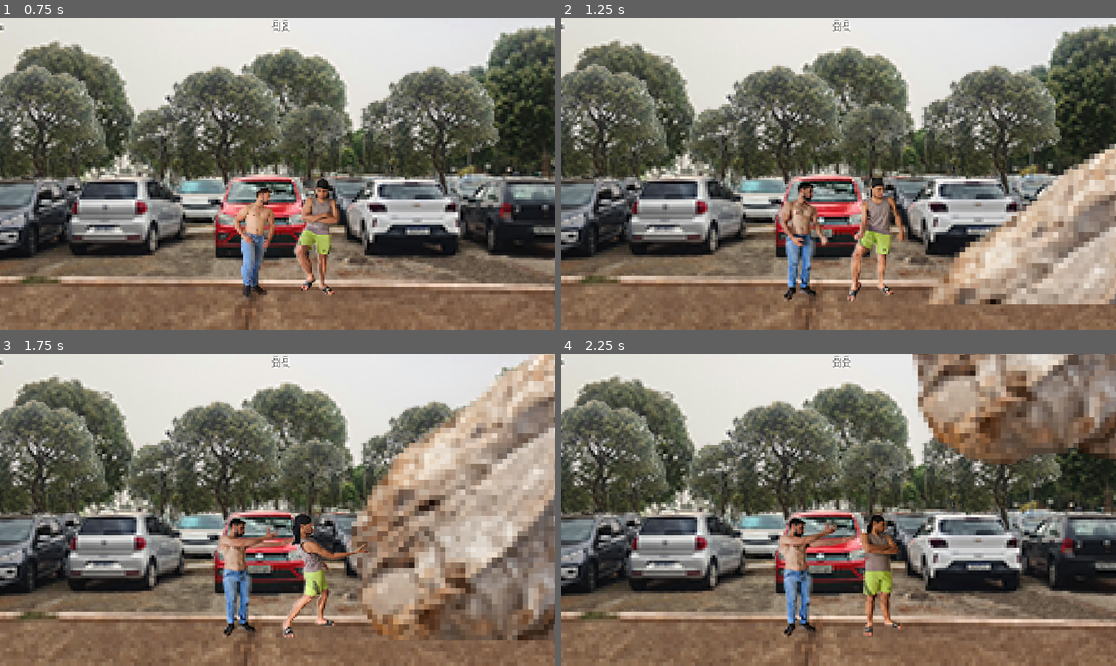
Above: before the commit, frames 1-4 (two rows, left to right).
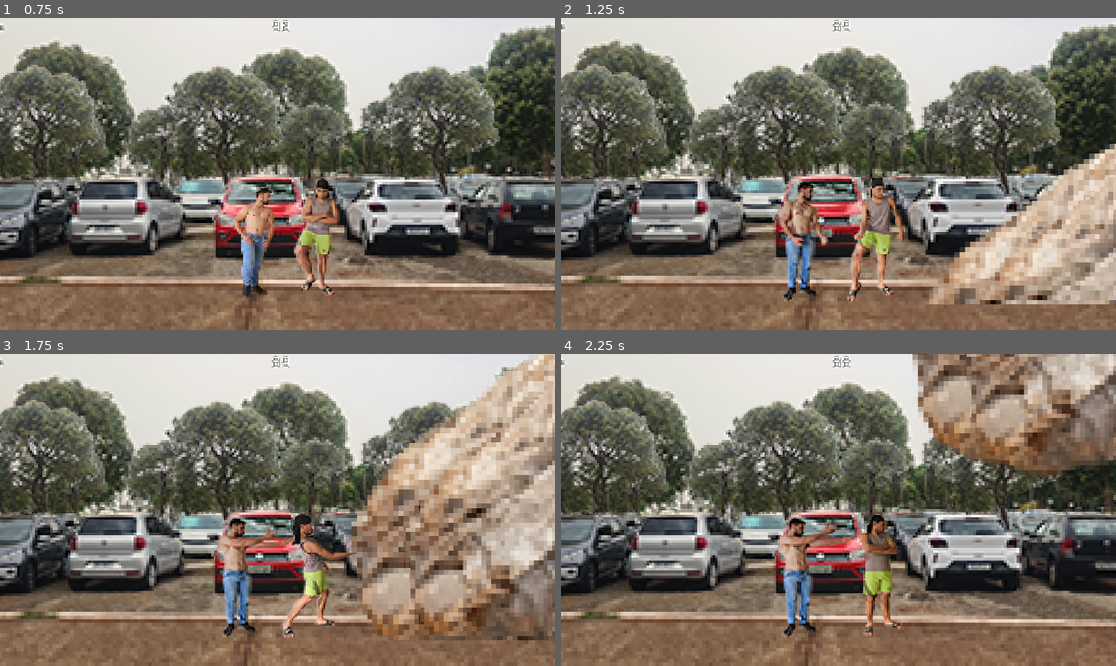
Above: after the commit, the same moments.

Repository: PHGomides/Desenvolvimento_UFcJ
Game: Godot game, scene res://prefer/world.tscn
Two runs of this game, one before a commit and one after it. Both use one fixed random seed, a clock stepped at 60 frames per second and the inputs below.
Inputs:
- Up to frame 1 (0.75 s): hold Right (ui_right) from 0.53 s (still down); tap L (ui_L) at 0.6 s
- Up to frame 2 (1.25 s): keep holding Right (ui_right); tap Keypad 3 (ui_especial) at 0.8 s
- Up to frame 3 (1.75 s): keep holding Right (ui_right); tap Keypad 3 (ui_especial) at 1.35 s; tap Keypad 1 (ui_punch) at 1.55 s
- Up to frame 4 (2.25 s): release Right (ui_right) at 2.03 s; hold Left (ui_left) from 2.03 s (still down); tap Keypad 1 (ui_punch) at 2.1 s

Frame 1 is identical in both runs. In frame 2, 3.9% of the frame differs, in the area x 75-100%, y 51-91%; in frame 3, 12%, in the area x 63-100%, y 12-91%; in frame 4, 7.3%.

Commit message:
adicionando janela de combo
Jogador precisa apertar no tempo certo pra dar o combo de 3 golpes

Diff:
--- a/game/Cenas/player.tscn
+++ b/game/Cenas/player.tscn
@@ -47,9 +47,7 @@
 [ext_resource type="Texture2D" uid="uid://qnbxiiqj84cv" path="res://Assests/Michel Sprites Pronto/michel chute/_0000s_0001_2.png" id="40_o63o3"]
 [ext_resource type="Texture2D" uid="uid://dlwdx3mmufc82" path="res://Assests/Michel Sprites Pronto/michel chute/_0000s_0000_1.png" id="41_oyh4r"]
 [ext_resource type="Texture2D" uid="uid://b1ayeypy31dle" path="res://Assests/Michel Sprites Pronto/Michel golpe 1/_0000s_0004_1.png" id="42_nrv7n"]
-[ext_resource type="Texture2D" uid="uid://0tlnwkdjpcv6" path="res://Assests/Michel Sprites Pronto/Michel golpe 1/_0000s_0003_2.png" id="43_diqt3"]
 [ext_resource type="Texture2D" uid="uid://b71fa4xv3dvul" path="res://Assests/Michel Sprites Pronto/Michel golpe 1/_0000s_0002_3.png" id="44_3wwu2"]
-[ext_resource type="Texture2D" uid="uid://bsejqkrgng5lj" path="res://Assests/Michel Sprites Pronto/Michel golpe 1/_0000s_0001_4.png" id="45_y7u0w"]
 [ext_resource type="Texture2D" uid="uid://c83q5p17urtbn" path="res://Assests/Michel Sprites Pronto/Michel golpe 1/_0000s_0000_5.png" id="46_1xocl"]
 [ext_resource type="Texture2D" uid="uid://bl0v8xphaut7" path="res://Assests/Michel Sprites Pronto/Michel golpe 2/_0000s_0004_1.png" id="47_lnoyr"]
 [ext_resource type="Texture2D" uid="uid://rqbdvpci64cd" path="res://Assests/Michel Sprites Pronto/Michel golpe 2/_0000s_0003_2.png" id="48_obwc0"]
@@ -287,20 +285,14 @@
 "texture": ExtResource("42_nrv7n")
 }, {
 "duration": 1.0,
-"texture": ExtResource("43_diqt3")
-}, {
-"duration": 1.0,
 "texture": ExtResource("44_3wwu2")
 }, {
 "duration": 1.0,
-"texture": ExtResource("45_y7u0w")
-}, {
-"duration": 1.0,
 "texture": ExtResource("46_1xocl")
 }],
 "loop": false,
 "name": &"punch1",
-"speed": 40.0
+"speed": 30.0
 }, {
 "frames": [{
 "duration": 1.0,
@@ -452,14 +444,15 @@
 position = Vector2(16.1091, -7.82671)
 scale = Vector2(0.933618, 0.785424)
 sprite_frames = SubResource("SpriteFrames_16flq")
-animation = &"damage"
-frame = 6
+animation = &"punch1"
+frame = 2
 frame_progress = 1.0
 metadata/_edit_group_ = true
 
 [node name="AnimationPlayer" type="AnimationPlayer" parent="anim"]
 
 [node name="especial" type="AnimatedSprite2D" parent="."]
+z_index = 4
 position = Vector2(691.109, -406.827)
 scale = Vector2(2.212, 2.212)
 sprite_frames = SubResource("SpriteFrames_aku3l")
--- a/game/Cenas/player_2.tscn
+++ b/game/Cenas/player_2.tscn
@@ -36,9 +36,6 @@
 [ext_resource type="Texture2D" uid="uid://cpbf1k76apanr" path="res://Assests/Neemias Sprites Prontos/Neemias tapa(chute)/_0000s_0006_20240905_161654_044.png" id="35_sv2sy"]
 [ext_resource type="Texture2D" uid="uid://d3eyt5x0ithk2" path="res://Assests/Neemias Sprites Prontos/Neemias tapa(chute)/_0000s_0007_20240905_161654_046.png" id="36_fxo8f"]
 [ext_resource type="Texture2D" uid="uid://ch3ont7n3aker" path="res://Assests/Neemias Sprites Prontos/Neemias golpe 1/_0002s_0000_Layer-2.png" id="40_ic00w"]
-[ext_resource type="Texture2D" uid="uid://cnbudm8jrumbv" path="res://Assests/Neemias Sprites Prontos/Neemias golpe 1/_0002s_0001_20240905_161523_026.png" id="41_1o020"]
-[ext_resource type="Texture2D" uid="uid://8ldv1hcsj3kv" path="res://Assests/Neemias Sprites Prontos/Neemias golpe 1/_0002s_0002_20240905_161523_028.png" id="42_ereya"]
-[ext_resource type="Texture2D" uid="uid://bmgw00ftrakv0" path="res://Assests/Neemias Sprites Prontos/Neemias golpe 1/_0002s_0003_20240905_161523_030.png" id="43_nd1d7"]
 [ext_resource type="Texture2D" uid="uid://t73g7bdxmbev" path="res://Assests/Neemias Sprites Prontos/Neemias golpe 1/_0002s_0004_20240905_161523_032.png" id="44_8cjf7"]
 [ext_resource type="Texture2D" uid="uid://cw2537r06cn61" path="res://Assests/Neemias Sprites Prontos/Neemias golpe 1/_0002s_0005_20240905_161523_036.png" id="45_f703v"]
 [ext_resource type="Texture2D" uid="uid://bu854alesr8lr" path="res://Assests/Neemias Sprites Prontos/Neemias golpe 1/_0002s_0006_20240905_161523_042.png" id="46_rkjr4"]
@@ -61,17 +58,28 @@
 [ext_resource type="Texture2D" uid="uid://covryx2htq6ib" path="res://Assests/Neemias Sprites Prontos/Neemias golpe 3/_0000s_0006_20240905_161532_045.png" id="63_8cwnj"]
 [ext_resource type="Texture2D" uid="uid://ccma5lhcj587m" path="res://Assests/Neemias Sprites Prontos/Neemias golpe 3/_0000s_0007_20240905_161532_047.png" id="64_qpd8i"]
 [ext_resource type="Texture2D" uid="uid://cx5je4ci8ukln" path="res://Assests/Neemias Sprites Prontos/Neemias golpe 3/_0000s_0008_20240905_161532_049.png" id="65_aiebs"]
+[ext_resource type="Texture2D" uid="uid://c1fj2fi6ps8kc" path="res://Assests/Michel Sprites Pronto/michel rochaEspecial/_0000_1.png" id="72_1ol1k"]
 [ext_resource type="Texture2D" uid="uid://b2kcn4oy7soyx" path="res://Assests/Neemias Sprites Prontos/Neemias andando/_0000s_0000_20240905_161346_073.png" id="72_16fd1"]
 [ext_resource type="Texture2D" uid="uid://dcnsg72lo2vy6" path="res://Assests/Neemias Sprites Prontos/Neemias andando/_0000s_0001_20240905_161346_071.png" id="73_5kami"]
+[ext_resource type="Texture2D" uid="uid://dkrdbhxjwiyv5" path="res://Assests/Michel Sprites Pronto/michel rochaEspecial/_0001_2.png" id="73_dth6p"]
+[ext_resource type="Texture2D" uid="uid://c5tnbi07nfwed" path="res://Assests/Michel Sprites Pronto/michel rochaEspecial/_0002_3.png" id="74_uy1io"]
 [ext_resource type="Texture2D" uid="uid://di0lstbb0l40j" path="res://Assests/Neemias Sprites Prontos/Neemias andando/_0000s_0002_20240905_161346_069.png" id="74_w8oca"]
 [ext_resource type="Texture2D" uid="uid://c0qsrtgqjdpeu" path="res://Assests/Neemias Sprites Prontos/Neemias andando/_0000s_0003_20240905_161346_067.png" id="75_kq55d"]
+[ext_resource type="Texture2D" uid="uid://cjqmk5uk4oilp" path="res://Assests/Michel Sprites Pronto/michel rochaEspecial/_0003_4.png" id="75_p64yf"]
 [ext_resource type="Texture2D" uid="uid://odsobpxu4f73" path="res://Assests/Neemias Sprites Prontos/Neemias andando/_0000s_0004_20240905_161346_065.png" id="76_wctw6"]
+[ext_resource type="Texture2D" uid="uid://blvro33urn2vh" path="res://Assests/Michel Sprites Pronto/michel rochaEspecial/_0004_5.png" id="76_wrkv7"]
 [ext_resource type="Texture2D" uid="uid://dmjkwknyqwlqd" path="res://Assests/Neemias Sprites Prontos/Neemias andando/_0000s_0005_20240905_161346_063.png" id="77_8khab"]
+[ext_resource type="Texture2D" uid="uid://cdqyntllyw4ex" path="res://Assests/Michel Sprites Pronto/michel rochaEspecial/_0005_6.png" id="77_bsq30"]
 [ext_resource type="Texture2D" uid="uid://dqpengdo4lbdg" path="res://Assests/Neemias Sprites Prontos/Neemias andando/_0000s_0006_20240905_161346_061.png" id="78_cad4p"]
+[ext_resource type="Texture2D" uid="uid://fhgixh3ti8ar" path="res://Assests/Michel Sprites Pronto/michel rochaEspecial/_0006_7.png" id="78_u2mio"]
 [ext_resource type="Texture2D" uid="uid://cj05ruky8mkuu" path="res://Assests/Neemias Sprites Prontos/Neemias andando/_0000s_0007_20240905_161346_059.png" id="79_ua3cx"]
+[ext_resource type="Texture2D" uid="uid://b80vsyrmoy3i2" path="res://Assests/Michel Sprites Pronto/michel rochaEspecial/_0007_8.png" id="79_w6kw1"]
+[ext_resource type="Texture2D" uid="uid://cd51gl614oxhi" path="res://Assests/Michel Sprites Pronto/michel rochaEspecial/_0008_9.png" id="80_8x6oh"]
 [ext_resource type="Texture2D" uid="uid://2dt3saejp6tg" path="res://Assests/Neemias Sprites Prontos/Neemias andando/_0000s_0008_20240905_161346_057.png" id="80_fn3m0"]
+[ext_resource type="Texture2D" uid="uid://ctia6x4hnk2yq" path="res://Assests/Michel Sprites Pronto/michel rochaEspecial/_0009_10.png" id="81_inp3m"]
 [ext_resource type="Texture2D" uid="uid://d13lk7ufufnrs" path="res://Assests/Neemias Sprites Prontos/Neemias andando/_0000s_0009_20240905_161346_055.png" id="81_lyref"]
 [ext_resource type="Texture2D" uid="uid://csuuxpp6txhfr" path="res://Assests/Neemias Sprites Prontos/Neemias andando/_0000s_0010_20240905_161346_053.png" id="82_bjym5"]
+[ext_resource type="Texture2D" uid="uid://b1bhmlfxfuup6" path="res://Assests/Michel Sprites Pronto/michel rochaEspecial/_0010_11.png" id="82_hjvyp"]
 [ext_resource type="Texture2D" uid="uid://skhcq31iouhk" path="res://Assests/Neemias Sprites Prontos/Neemias andando/_0000s_0011_20240905_161346_051.png" id="83_5vxjk"]
 [ext_resource type="Texture2D" uid="uid://wmaamhm1d5mj" path="res://Assests/Neemias Sprites Prontos/Neemias andando/_0000s_0012_20240905_161346_047.png" id="84_4aicd"]
 
@@ -225,15 +233,6 @@
 "texture": ExtResource("40_ic00w")
 }, {
 "duration": 1.0,
-"texture": ExtResource("41_1o020")
-}, {
-"duration": 1.0,
-"texture": ExtResource("42_ereya")
-}, {
-"duration": 1.0,
-"texture": ExtResource("43_nd1d7")
-}, {
-"duration": 1.0,
 "texture": ExtResource("44_8cjf7")
 }, {
 "duration": 1.0,
@@ -356,6 +355,47 @@
 "loop": false,
 "name": &"walk",
 "speed": 30.0
+}]
+
+[sub_resource type="SpriteFrames" id="SpriteFrames_btty6"]
+animations = [{
+"frames": [{
+"duration": 1.0,
+"texture": ExtResource("82_hjvyp")
+}, {
+"duration": 1.0,
+"texture": ExtResource("72_1ol1k")
+}, {
+"duration": 1.0,
+"texture": ExtResource("73_dth6p")
+}, {
+"duration": 1.0,
+"texture": ExtResource("74_uy1io")
+}, {
+"duration": 1.0,
+"texture": ExtResource("75_p64yf")
+}, {
+"duration": 1.0,
+"texture": ExtResource("76_wrkv7")
+}, {
+"duration": 1.0,
+"texture": ExtResource("77_bsq30")
+}, {
+"duration": 1.0,
+"texture": ExtResource("78_u2mio")
+}, {
+"duration": 1.0,
+"texture": ExtResource("79_w6kw1")
+}, {
+"duration": 1.0,
+"texture": ExtResource("80_8x6oh")
+}, {
+"duration": 1.0,
+"texture": ExtResource("81_inp3m")
+}],
+"loop": false,
+"name": &"especialNeemias",
+"speed": 5.0
 }]
 
 [node name="player2" type="CharacterBody2D"]
@@ -370,8 +410,17 @@
 position = Vector2(30, -17)
 scale = Vector2(1.02681, 0.863823)
 sprite_frames = SubResource("SpriteFrames_nn853")
-animation = &"idle"
+animation = &"punch1"
 
 [node name="AnimationPlayer" type="AnimationPlayer" parent="anim"]
 
+[node name="especial" type="AnimatedSprite2D" parent="."]
+z_index = 4
+position = Vector2(691.109, -406.827)
+scale = Vector2(2.212, 2.212)
+sprite_frames = SubResource("SpriteFrames_btty6")
+animation = &"especialNeemias"
+
+[node name="AnimationPlayer" type="AnimationPlayer" parent="especial"]
+
 [connection signal="animation_finished" from="anim" to="." method="_on_anim_animation_finished"]
--- a/game/Scripts/player_1.gd
+++ b/game/Scripts/player_1.gd
@@ -2,14 +2,18 @@
 
 const SPEED = 700.0
 const JUMP_VELOCITY = -300.0
+var COMBO_WINDOW_DURATION = 0.15  # Tempo para apertar o botão para continuar o combo inicialmente baixo pro golpe 1
+var attack_state = 0  # Estado do ataque
+var combo_window = 0.0#tempo atual da janela de combo
+var is_attacking = false
 
+var combo_ready = false  # Indica se o próximo ataque do combo pode ser realizado
 # Variável para pulo
 var is_jumping = false
 
 # Variável booleana que indica se o personagem está atacando
-var is_attacking = false
-# Variável que alterna entre os estados da animação de ataque
-var attack_state = 0
+
+
 
 # Variável para decidir se o especial pode ser usado
 var using_special = false
@@ -17,28 +21,41 @@
 
 # Variável para controlar o ataque opcional
 var opcional_attack = false
-var current_direction = 1
+var current_direction = 1 #direção do personagem olhando pra direita
+
+# Janela de combo (tempo permitido para encadear ataques)
+
 
 # Referência ao nó AnimatedSrite2D, que controla as animações do personagem
 @onready var animation := $anim as AnimatedSprite2D
 @onready var animationEspecial := $especial as AnimatedSprite2D
 
-
 # Função que processa a física do personagem a cada frame
 func _physics_process(delta: float) -> void:
-	# Adiciona a gravidade.
+	# Adiciona a gravidade
 	if not is_on_floor():
 		velocity += get_gravity() * delta
 
-	# Lógica para o pulo.
+	# Lógica para o pulo
 	if Input.is_action_just_pressed("ui_cimaseta") and is_on_floor() and not is_attacking:
 		is_jumping = true
 		velocity.y = JUMP_VELOCITY
 	elif is_on_floor():
 		is_jumping = false
 
-	# Lógica para ataque.
-	if Input.is_action_just_pressed("ui_punch") and not is_attacking:
+	# Atualiza a janela de combo, se aplicável
+	if combo_window > 0:
+		combo_window -= delta
+	else:
+		combo_ready = false  # Reseta a habilidade de encadear combos
+		if is_attacking and attack_state > 0:
+			COMBO_WINDOW_DURATION = 0.15#resetando a janela de combo
+			is_attacking = false  # Se o combo não for finalizado, retorna ao estado idle
+			attack_state = 0  # Reseta o estado de ataque
+			animation.play("idle")  # Volta à animação idle
+
+	# Lógica para ataque
+	if Input.is_action_just_pressed("ui_punch") and (not is_attacking or combo_ready):
 		print("1 foi pressionado")
 		is_attacking = true  # Marca que o personagem está atacando
 		velocity.x = 0  # Para o movimento horizontal durante o ataque
@@ -48,11 +65,15 @@
 			animation.play("punch1")
 			attack_state = 1
 		elif attack_state == 1:
+			COMBO_WINDOW_DURATION=0.3
 			animation.play("punch2")
 			attack_state = 2
 		else:
 			animation.play("punch3")
 			attack_state = 0
+
+		combo_window = COMBO_WINDOW_DURATION  # Reinicia a janela de combo
+		combo_ready = false  # Reseta combo_ready ao iniciar novo ataque
 
 	# Lógica para o ataque opcional
 	elif Input.is_action_just_pressed("ui_opcional") and not is_attacking and not opcional_attack:
@@ -65,15 +86,12 @@
 	# Lógica para o ataque especial
 	elif Input.is_action_just_pressed("ui_especial") and is_on_floor() and not using_special and not is_attacking and special_could:
 		print("3 foi pressionado")
-		if current_direction==1:
+		if current_direction == 1:
 			animationEspecial.position.x = 691.109
 		else:
 			animationEspecial.position.x = -691.109
 
 		animation.play("especial")
-
-
-
 		animationEspecial.play("especialMichel")
 		is_attacking = true
 		using_special = true  # Marca o especial como usado
@@ -102,10 +120,20 @@
 # Função que é chamada automaticamente quando a animação termina
 func _on_anim_animation_finished() -> void:
 	# Verifica se a animação que acabou de terminar é de ataque
+
 	if animation.animation in ["punch1", "punch2", "punch3", "especial", "opcional"]:
-		is_attacking = false  # Permite que o personagem volte a se mover após o ataque
+		if animation.animation == "especial":
+			print("special");
+			using_special = false  # Permite o uso do especial novamente
 
-		if animation.animation == "especial":
-			using_special = false  # Permite o uso do especial novamente
 		elif animation.animation == "opcional":
 			opcional_attack = false  # Permite o uso do ataque opcional novamente
+
+		if combo_window > 0:
+			combo_ready = true  # Permite que o combo continue se o botão for pressionado no tempo certo
+
+
+		else:
+			is_attacking = false  # Permite que o personagem volte a se mover após o ataque, se o combo não foi encadeado
+			animation.play("idle")
+			COMBO_WINDOW_DURATION = 0.15
--- a/game/Scripts/player_2.gd
+++ b/game/Scripts/player_2.gd
@@ -18,8 +18,11 @@
 # Variável para controlar o ataque opcional
 var opcional_attack = false
 
+var current_direction = 1 #direção do personagem olhando pra esquerda
+
 # Referência ao nó AnimatedSprite2D, que controla as animações do personagem
 @onready var animation := $anim as AnimatedSprite2D
+@onready var animationEspecial := $especial as AnimatedSprite2D
 
 # Função que processa a física do personagem a cada frame
 func _physics_process(delta: float) -> void:
@@ -62,7 +65,14 @@
 	# Lógica para o ataque especial (L)
 	elif Input.is_action_just_pressed("ui_L") and is_on_floor() and not using_special and not is_attacking and special_could:
 		print("L foi pressionado")
+		if current_direction == 1:
+			animationEspecial.position.x = 691.109
+		else:
+			animationEspecial.position.x = -691.109
 		animation.play("especial")
+
+		animationEspecial.play("especialNeemias")
+
 		is_attacking = true
 		using_special = true  # Marca o especial como usado
 		velocity.x = 0  # Para o movimento horizontal durante o ataque especial
@@ -93,5 +103,6 @@
 
 		if animation.animation == "especial":
 			using_special = false  # Permite o uso do especial novamente
+
 		elif animation.animation == "kick":
 			opcional_attack = false  # Permite o uso do chute novamente
Not shown: 1 places in game/Cenas/player.tscn that only renumber resources
Not shown: 1 places in game/Cenas/player_2.tscn that only renumber resources
